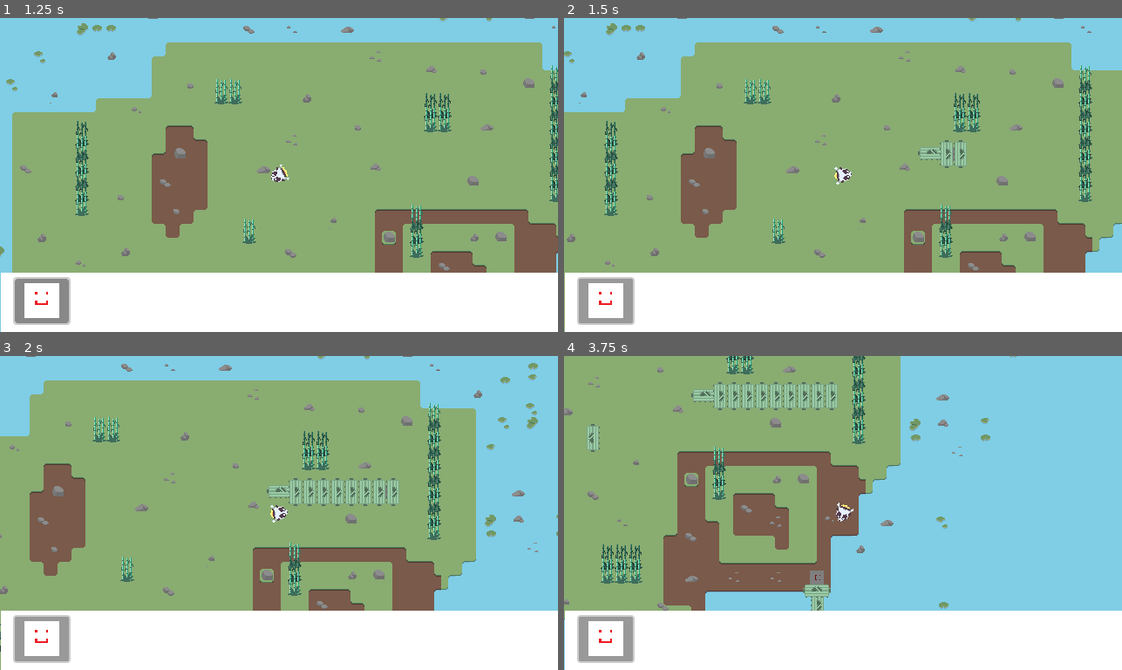
Above: before the commit, frames 1-4 (two rows, left to right).
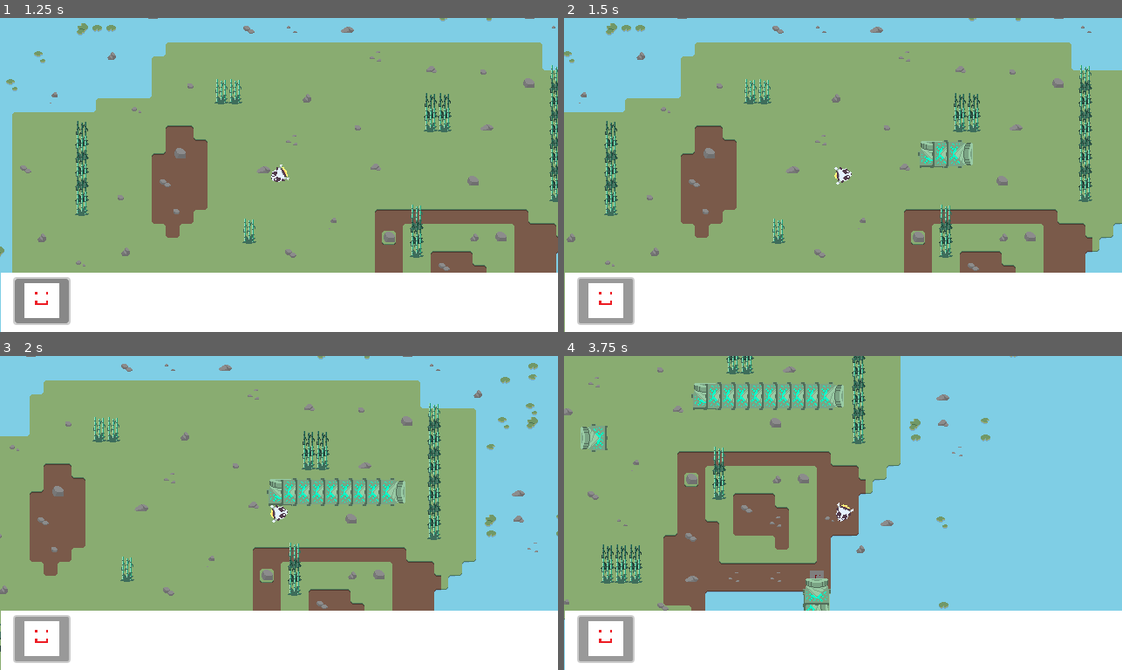
Above: after the commit, the same moments.

Repository: Hyper-Burner/GMTK-Game-Jam-2024
Game: Godot game, scene res://main.tscn
The game is run twice, just before and just after one commit, with the same random seed, the same clock (stepped at 60 frames per second) and the same inputs.
Inputs (mouse positions are in pixels of both pictures, inside the frame that each line leads up to):
- Up to frame 1 (1.25 s): click (44, 300) at 0.5 s
- Up to frame 2 (1.5 s): tap Enter at 1.25 s; move the mouse to (965, 159) at 1.27 s; press the mouse at (965, 159) at 1.28 s; hold D (right) from 1.28 s (still down)
- Up to frame 3 (2 s): keep holding D (right)
- Up to frame 4 (3.75 s): move the mouse to (731, 528) at 2.02 s; release D (right) at 2.03 s; release the mouse at (731, 528) at 2.03 s; hold S (down) 2.03-2.78 s; right-click (731, 528) at 2.1 s; move the mouse to (898, 443) at 2.77 s; hold D (right) 2.78-3.53 s; tap R (rotate) at 2.85 s; move the mouse to (815, 575) at 3.52 s; hold W (up) from 3.53 s (still down); click (815, 575) at 3.6 s

Frame 1 is identical in both runs. In frame 2, 0.5% of the frame differs, in the area x 63-74%, y 38-48%; in frame 3, 1.2%; in frame 4, 1.9%, in the area x 2-51%, y 8-82%.

Commit message:
smol changes

Diff:
--- a/Classes/machine.tscn
+++ b/Classes/machine.tscn
@@ -91,7 +91,7 @@
 }],
 "loop": true,
 "name": &"Drill",
-"speed": 5.0
+"speed": 12.0
 }, {
 "frames": [{
 "duration": 1.0,
@@ -111,7 +111,7 @@
 }],
 "loop": true,
 "name": &"Hydraulic_Press",
-"speed": 5.0
+"speed": 15.0
 }, {
 "frames": [{
 "duration": 1.0,
@@ -140,15 +140,16 @@
 }],
 "loop": true,
 "name": &"Sawmill",
-"speed": 5.0
+"speed": 16.0
 }]
 
 [sub_resource type="RectangleShape2D" id="RectangleShape2D_wi10p"]
 
 [node name="Machine" type="AnimatedSprite2D"]
+rotation = -0.000477113
 sprite_frames = SubResource("SpriteFrames_ja544")
-animation = &"Sawmill"
-frame_progress = 0.392686
+animation = &"Drill"
+frame_progress = 0.703989
 script = ExtResource("1_7k2yt")
 
 [node name="InputComponent" parent="." node_paths=PackedStringArray("storage_component") instance=ExtResource("2_8jynv")]
--- a/tile_map_layer.gd
+++ b/tile_map_layer.gd
@@ -5,7 +5,7 @@
 var place_new = false # Set this to true when there is a new node created to move
 var node_to_move # Change the node this is linked to when there is a new node to place
 var direction = 0
-var radius = 50
+var radius = 251
 
 var hold_button: bool = false # Checks to see if button is held down during building
 
